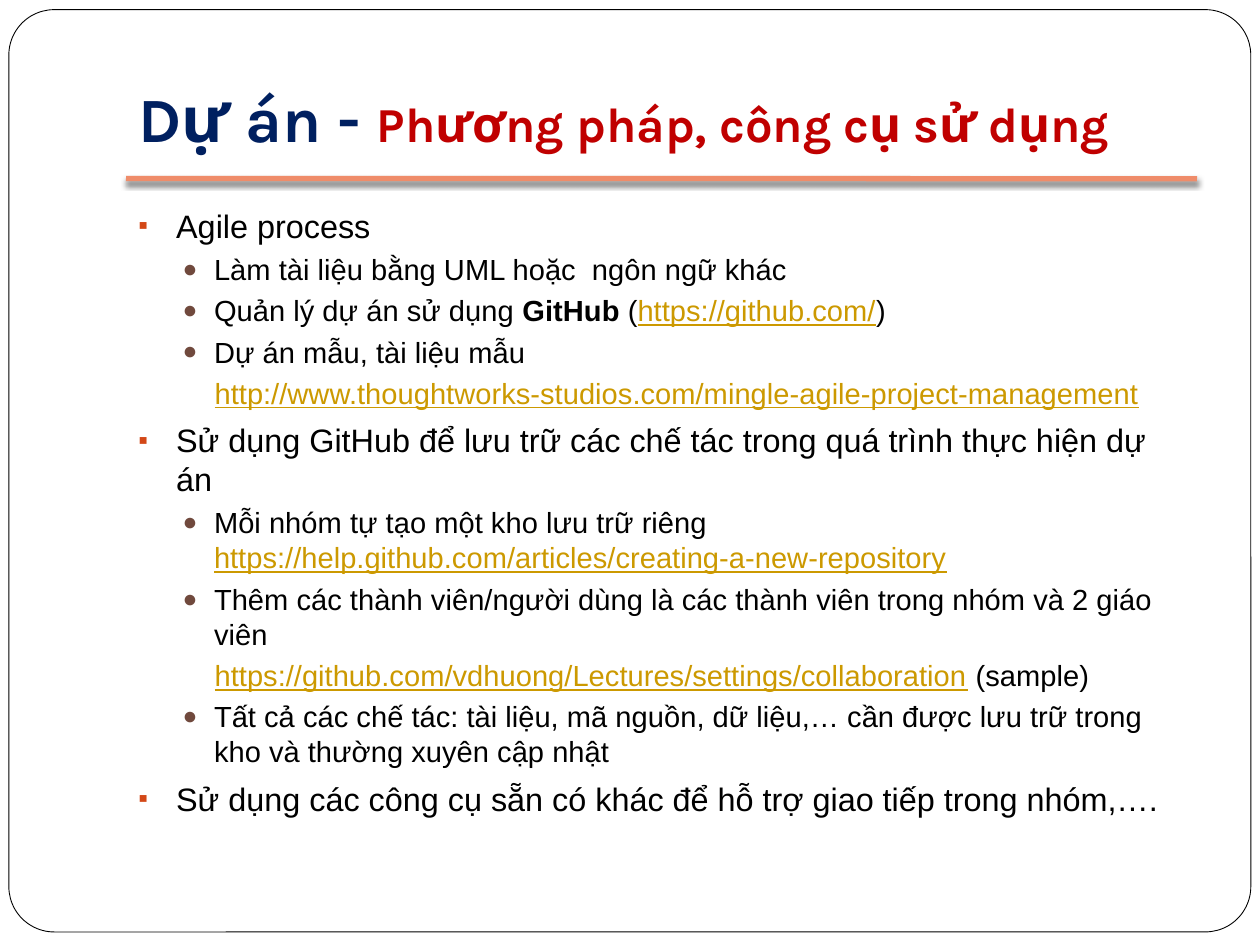
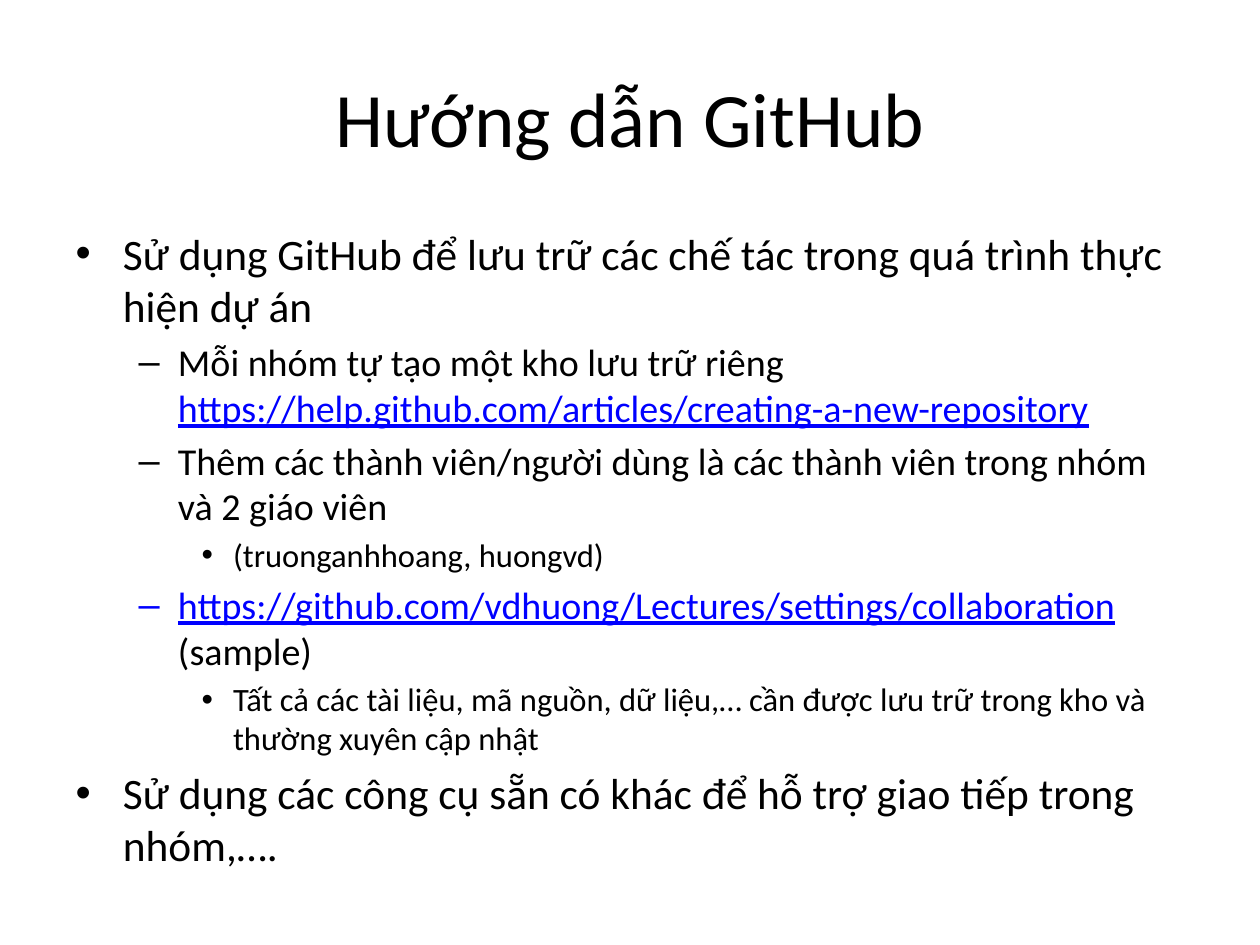
Before and after one commit to BachPhiLong/SE2013, a slide deck: slide 11 of 00-Course Info.pptx (slide 6 before the commit). Drawn at 1260x945 pixels with LibreOffice and Linux fonts; fonts in the diff are those of the drawing. Boxes give left, top, right and bottom in pixels: in the first picture for what was removed or moved away, otherwise in the second. Text is boxed around its words. In the diff, an @@ line names an element or a change of style, - is before the commit and + after.

Commit message:
update

```diff
--- a/00-Course Info.pptx
+++ b/00-Course Info.pptx
@@ rounded rectangle removed at bbox=[9, 10, 1251, 932] @@
@@ title added at bbox=[335, 84, 924, 161], 44 pt, text #000000 @@
+Hướng dẫn GitHub
@@ title removed at bbox=[245, 92, 832, 154] @@
-Dự án - Phương pháp, công cụ sử dụng
@@ line removed from (126, 179) to (1197, 179) @@
@@ text "Sử dụng GitHub để lưu ...": place and size @@
-text "Sử dụng GitHub để lưu ..." at bbox=[176, 214, 1158, 817]
+text "Sử dụng GitHub để lưu ..." at bbox=[123, 236, 1162, 867]
@@ text at bbox=[123, 236, 1162, 867]: size 18.5 to 24.8 pt in "Sử dụng GitHub để lưu trữ các ...", "Sử dụng các công cụ sẵn có ..."; font Arial to Calibri in "Sử dụng GitHub để lưu trữ các ...", "Mỗi nhóm tự tạo một kho lưu ...", "Thêm các thành viên/người dùng là các ...", "https://github.com/vdhuong/Lectures/settings/collaboration ( ..." and 1 more places; size 16.6 to 21.7 pt in "Mỗi nhóm tự tạo một kho lưu ...", "Thêm các thành viên/người dùng là các ...", "https://github.com/vdhuong/Lectures/settings/collaboration ( ..."; text colour #CC9900 to #0000FF in "https://help.github.com/articles/creating-a-new-repository", "https://github.com/vdhuong/Lectures/settings/collaboration"; bullet ▪ to •; bullet ● to –; bullet none to – @@
@@ text at bbox=[176, 214, 1138, 409]: paragraphs removed @@
-▪ Agile process
-  ● Làm tài liệu bằng UML hoặc ngôn ngữ khác
-  ● Quản lý dự án sử dụng GitHub (https://github.com/)
-  ● Dự án mẫu, tài liệu mẫu
-  http://www.thoughtworks-studios.com/mingle-agile-project-management
@@ text at bbox=[233, 543, 604, 573]: paragraph added @@
+    • (truonganhhoang, huongvd)
@@ text at bbox=[233, 686, 1146, 756]: text changed; size 16.6 to 18.6 pt; font Arial to Calibri @@
-  ● Tất cả các chế tác: tài liệu, mã nguồn, dữ liệu,… cần được lưu trữ trong kho và thường xuyên cập nhật
+    • Tất cả các tài liệu, mã nguồn, dữ liệu,… cần được lưu trữ trong kho và thường xuyên cập nhật
```
Also in this commit, not shown: 8 other slides changed, 6 slides added, 3 slides removed.
